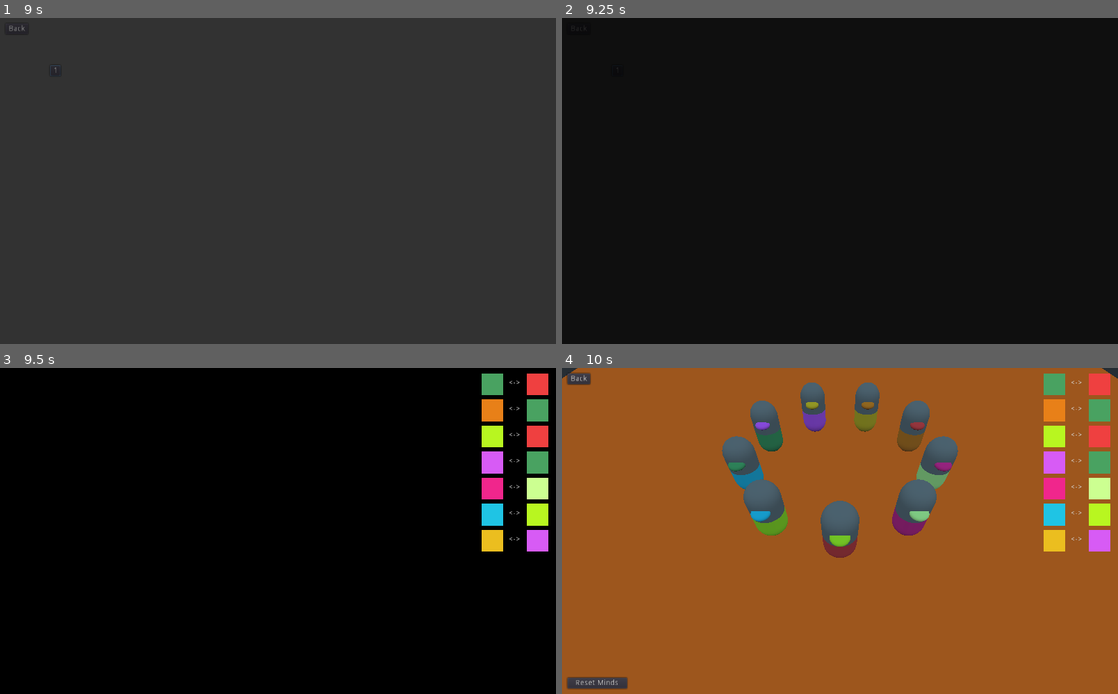
Above: before the commit, frames 1-4 (two rows, left to right).
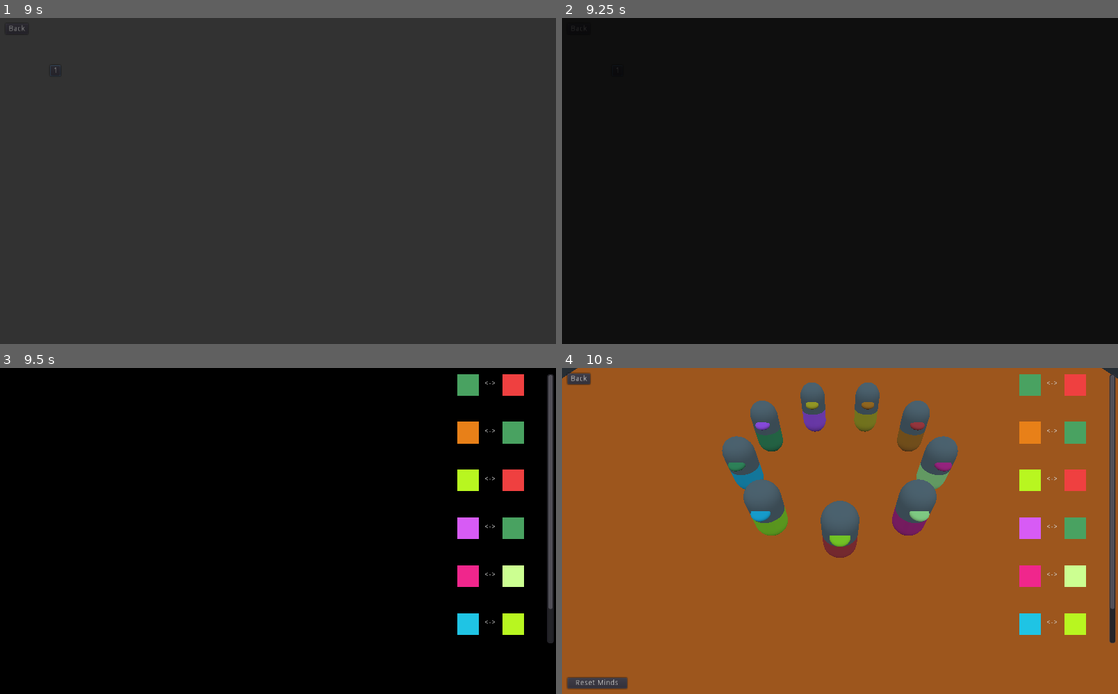
Above: after the commit, the same moments.

Repository: pedrotrschneider/mind-switches
Game: Godot game, scene res://scenes/app/app.tscn
The game is run twice, just before and just after one commit, with the same random seed, the same clock (stepped at 60 frames per second) and the same inputs.
Inputs (mouse positions are in pixels of both pictures, inside the frame that each line leads up to):
- Up to frame 1 (9 s): move the mouse to (400, 164) at 0.52 s; click (400, 164) at 0.67 s; tap Enter at 1.25 s; move the mouse to (166, 197) at 1.27 s; click (166, 197) at 1.42 s; move the mouse to (333, 109) at 2.02 s; click (333, 109) at 2.17 s; move the mouse to (250, 246) at 2.77 s; click (250, 246) at 2.92 s; move the mouse to (444, 229) at 3.52 s; click (444, 229) at 3.67 s; move the mouse to (111, 132) at 4.27 s; click (111, 132) at 4.42 s; move the mouse to (305, 181) at 5.02 s; click (305, 181) at 5.17 s; move the mouse to (194, 99) at 5.77 s; click (194, 99) at 5.92 s; move the mouse to (400, 164) at 6.52 s; click (400, 164) at 6.67 s; move the mouse to (166, 197) at 7.27 s; click (166, 197) at 7.42 s; move the mouse to (333, 109) at 8.02 s; click (333, 109) at 8.17 s; click "1" at 8.75 s
- Up to frame 2 (9.25 s): no input
- Up to frame 3 (9.5 s): no input
- Up to frame 4 (10 s): move the mouse to (812, 596) at 9.52 s; click (812, 596) at 9.67 s

Frames 1-2 are identical in both runs. In frame 3, 7.7% of the frame differs, in the area x 82-100%, y 1-85%; in frame 4, 7.7%.

Commit message:
🐛 Fix bug on the switches UI when there are too many switches.

Diff:
--- a/scenes/game_scenes/level/level.tscn
+++ b/scenes/game_scenes/level/level.tscn
@@ -14,7 +14,7 @@
 _runtime_data = ExtResource( 3 )
 _center_position = NodePath("CenterPosition")
 _extra_positions_paths = [ NodePath("Extra1"), NodePath("Extra2") ]
-_vertical_box = NodePath("CanvasLayer/VerticalBox")
+_vertical_box = NodePath("CanvasLayer/ScrollContainer/VerticalBox")
 _camera = NodePath("Camera")
 
 [node name="MeshInstance" type="MeshInstance" parent="."]
@@ -35,15 +35,20 @@
 
 [node name="CanvasLayer" type="CanvasLayer" parent="."]
 
-[node name="VerticalBox" type="VBoxContainer" parent="CanvasLayer"]
+[node name="ScrollContainer" type="ScrollContainer" parent="CanvasLayer"]
 anchor_left = 1.0
 anchor_right = 1.0
-margin_left = -136.908
-margin_top = 10.0
-margin_right = -116.908
-margin_bottom = 30.0
-size_flags_horizontal = 2
-size_flags_vertical = 2
+margin_left = -182.0
+margin_top = 11.0
+margin_right = -4.0
+margin_bottom = 507.0
+scroll_horizontal_enabled = false
+scroll_deadzone = -1000
+__meta__ = {
+"_edit_use_anchors_": false
+}
+
+[node name="VerticalBox" type="VBoxContainer" parent="CanvasLayer/ScrollContainer"]
 custom_constants/separation = 48
 __meta__ = {
 "_edit_use_anchors_": false
--- a/scenes/game_scenes/switch_ui/switch_ui.tscn
+++ b/scenes/game_scenes/switch_ui/switch_ui.tscn
@@ -3,8 +3,10 @@
 [ext_resource path="res://scenes/game_scenes/switch_ui/switch_ui.gd" type="Script" id=1]
 
 [node name="SwitchUI" type="Control"]
-margin_right = 124.0
-margin_bottom = 46.0
+margin_right = 123.0
+margin_bottom = 40.0
+rect_min_size = Vector2( 123, 40 )
+rect_pivot_offset = Vector2( 0, 40 )
 script = ExtResource( 1 )
 __meta__ = {
 "_edit_use_anchors_": false
@@ -15,6 +17,9 @@
 [node name="Rect1" type="ColorRect" parent="."]
 margin_right = 40.0
 margin_bottom = 40.0
+__meta__ = {
+"_edit_use_anchors_": false
+}
 
 [node name="Label" type="Label" parent="."]
 margin_left = 49.9467
